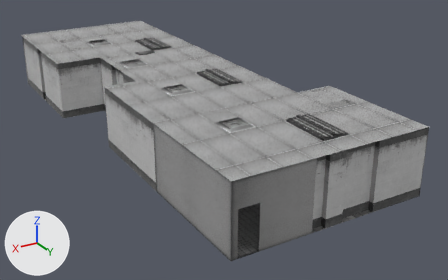
Renders of the FBX model Assets/Models/Buildings/Interiors/Chinese Restaurant/ruby_palace_interior.fbx from each side of a commit.
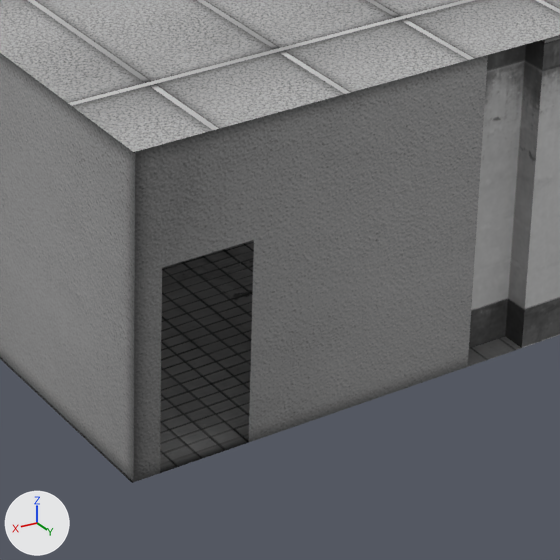
Old and new are each drawn whole from a camera (50 mm lens) standing at (-33.3, 40.7, 15.5) and looking at (-52.4, 8.9, -0.4) and again close up on the part from 44% to 75% of the width and 52% to 100% of the height. Arrows for +X, +Y and +Z are at lower left; the lights stay in place. The first two pictures are the older version. Where no turn or scale is listed for an object, it has been applied to the vertices. Vertices at exactly the same position are counted once.
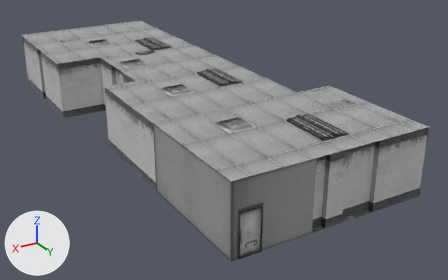
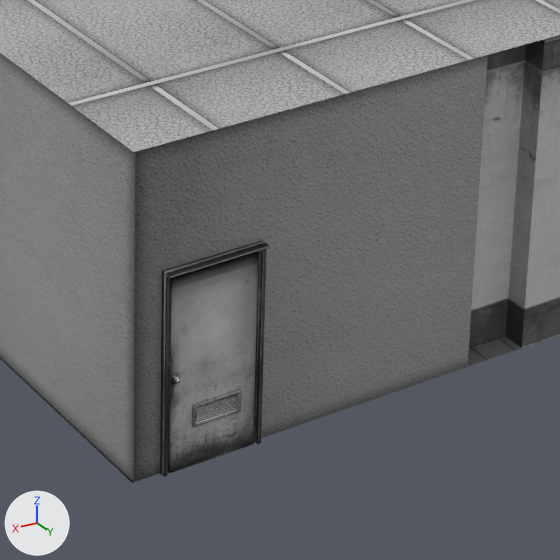
Where the newer file only moved an object's origin or applied its transform, the numbers keep the older frame.

Edits to the bpy script that builds the scene:
```text
Change me_mesh_010:
    used by ob_plane004; location = (-47.5, 21.33, 0.46)
    remove me_mesh_010.from_pydata(...)  # 14 vertices, 5 faces; spans x -2.21..2.21, y -7.52..0.0, z -0.46..3.42
    add me_mesh_010.from_pydata(...)  # 107 vertices, 79 faces; spans x -2.21..2.21, y -7.52..0.12, z -0.46..3.42
    me_mesh_010 part 1: a new loose piece of 90 vertices spanning x 0.65..1.89, y -0.12..0.12, z -0.46..1.98, in mat_material__1382 (picture img_ruby_palace_interior_1_png)
    me_mesh_010 part 2: 3 vertices moved from x 0.76..1.89, y 0.0, z -0.46..3.42 to x 0.65..1.89, y 0.0, z -0.46..3.42; 1 vertex removed from x 0.76, y 0.0, z 2.02; 4 vertices added at x -2.21..2.21, y 0.0, z 1.98
    add me_mesh_010.materials.append(mat_material__1382)  # picture img_ruby_palace_interior_1_png
Add me_mesh_014:
    me_mesh_014.from_pydata(...)  # 90 vertices, 82 faces; spans x 0.0..1.06, y -0.08..0.15, z 0.0..2.35
    me_mesh_014.materials.append(mat_material__1382)  # picture img_ruby_palace_interior_1_png
Add ob_backdoor:
    ob_backdoor = bpy.data.objects.new('backdoor', me_mesh_014)
    ob_backdoor.location = (-46.76, 21.31, 0.0)
```

Changed parts and their boxes (x1, y1, x2, y2) in the close-ups (560 x 560 px; the box of a moved part takes in the faces that stretch with it):
'backdoor', added: after (169, 252, 258, 473)
part 1 of me_mesh_010, added: after (160, 240, 269, 477)
part 2 of me_mesh_010, moved or reshaped: (155, 237, 271, 474) in both
'ruby_palace_proj', unchanged, covered by the edit: before (0, 240, 254, 483); after (0, 358, 133, 483)
